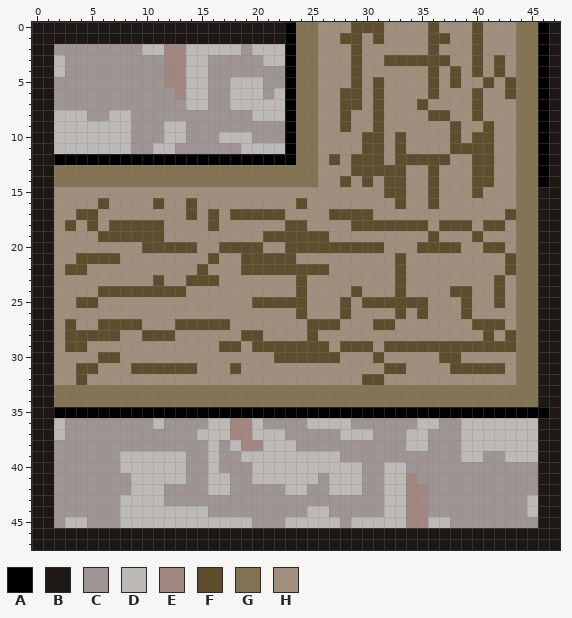
Edited in one commit: pixel-art sprite (pisos_pared/L_up_izquierda.png). The picture above is the old version.
The file is 48x48 pixels. Colours within 5 levels of each other are drawn and written as one.
Palette (. is transparent): A #000000  B #1d1716  C #9e9493  D #bcb9b7  E #a28781  F #5e4d2d  G #847353  H #a08f7d
Pixels before, first column x 0:
 0 BBBBBBBBBBBBBBBBBBBBBBBAGGHHHFFFHHHHFHHHFHHHGGAB
 1 BBBBBBBBBBBBBBBBBBBBBBBAGGHHFFHFHHHHFFHHFHHHGGAB
 2 BBCCCCCCCCDDEEDDDDDCDDDAGGHHHFHHHHHHFHHHFHHHGGAB
 3 BBDCCCCCCCCCEEDDCCCCCDDAGGHHHFHHFFFFFFHHFHFHGGAB
 4 BBDCCCCCCCCCEEDDCCCCCCCAGGHHHFHHHHHHFHFHFHFHGGAB
 5 BBCCCCCCCCCCEEDDCCDDDCCAGGHHHFHFHHHHFHFHHFHFGGAB
 6 BBCCCCCCCCCCCEDDCCDDDCDAGGHHFFHFHHHHFHHHFHHFGGAB
 7 BBCCCCCCCCCCCCDDCCDDDDDAGGHHFFHFHHHFHHHHFHHHGGAB
 8 BBDDDCCDDCCCCCCCCCCCDDDAGGHHFHHFHHHHFFHHFHHHGGAB
 9 BBDDDDDDDCCCDDCCCCCCCCCAGGHHFHHFHHHHHHFHHFHHGGAB
10 BBDDDDDDDCCCDDCCCDDDCCCAGGHHHHFFHFHHHHFHFFHHGGAB
11 BBDDDDDDDCCDDCCCCCCDDDDAGGHHHHFFHFHHHHFFFFHHGGAB
12 BBAAAAAAAAAAAAAAAAAAAAAAGGHFHFFFHFFFFFHHFFHHGGAB
13 BBGGGGGGGGGGGGGGGGGGGGGGGGHHHFFFFFHHFHHHFFHHGGAB
14 BBGGGGGGGGGGGGGGGGGGGGGGGGHHFHFHFFHHFHHHFFHHGGAB
15 BBHHHHHHHHHHHHHHHHHHHHHHHHHHHHHHFFHHFHHHFHHHGGBB
16 BBHHHHFHHHHFHHFHHHHHHHHHFHHHHHHHHFHHFHHHHHHHGGBB
17 BBHHFFHHHHHHHHFHFHFFFFFHHHHFFFFHHHHHHHHHHHHFGGBB
18 BBHFHFHFFFFFHHHHFHHHHHHFFHHHHFFFFFFFHFFFHFFHGGBB
19 BBHHHHFFFFFFHHHHHHHHHFFFFFFHHHHHHHHHFHHHFHHHGGBB
20 BBHHHHHHHHFFFFFHHFFFFHHFFFFFFFFFHHHFFFFHHFFHGGBB
21 BBHHFFFFHHHHHHHHFHHFFFFFHHHHHHHHHFHHHHHHHHHFGGBB
22 BBHFFHHHHHHHHHHFHHHFFFFFFFFHHHHHHFHHHHHHHHHFGGBB
23 BBHHHHHHHHHFHHFFFHHHHHHHFHHHHHHHHFHHHHHHHHFHGGBB
24 BBHHHHFFFFFFFFHHHHHHHHHHFHHHHFHHHFHHHHFFHHFHGGBB
25 BBHHFFHHHHHHHHHHHHHHFFFFFHHHFHFFFFFFHHHFHHFHGGBB
26 BBHHHHHHHHHHHHHHHHHHHHHHFHHHFHHHHFHFHHHFHHHHGGBB
27 BBHFHHFFFFHHHFFFFFHHHHHHHFFFHHHFFHHHHHHHFFFHGGBB
28 BBHFFFFFHHFFFHHHHHHFFHHHHFHHHHHHHHHHHHHHHFHFGGBB
29 BBHFFHHHHHHHHHHHHFFHFFFFFFFHFFFHFFFFFFFFFFFFGGBB
30 BBHHHHFFHHHHHHHHHHHHHHFFFFFFHHHFHHHHHFFHHHHHGGBB
31 BBHHFFHHHFFFFFFHHHFHHHHHHHHHHHHHFFHHHHFFFFFHGGBB
32 BBHHFHHHHHHHHHHHHHHHHHHHHHHHHHFFHHHHHHHHHHHHGGBB
33 BBGGGGGGGGGGGGGGGGGGGGGGGGGGGGGGGGGGGGGGGGGGGGBB
34 BBGGGGGGGGGGGGGGGGGGGGGGGGGGGGGGGGGGGGGGGGGGGGBB
35 BBAAAAAAAAAAAAAAAAAAAAAAAAAAAAAAAAAAAAAAAAAAAAAB
36 BBDCCCCCCCCDCCCCDDEEDCCCCDDDDCCCCCCDDCCDDDDDDDBB
37 BBDCCCCCCCCCCCCDDDEEDDDCCCCCDDDCCCDDCCCDDDDDDDBB
38 BBCCCCCCCCCCCCCCDCDEEDDDCCCCCCCCCCDDCCCDDDDDDDBB
39 BBCCCCCCDDDDDDCCDCCDDDDDDDDDCCCCCCCCCCCDDCCDDDBB
40 BBCCCCCCDDDDDDCCDCCCDDDDDDDDDDCCDDCCCCCCCCCCCCBB
41 BBCCCCCCCDDDDDCCDDCCDDDDDDCDDDCCDDECCCCCCCCCCCBB
42 BBCCCCCCCDDDCCCCDDCCCCCDDCCDDDCCDDEECCCCCCCCCCBB
43 BBCCCCCCDDDDCCCCCCCCCCCCCCCCCCCCDDEECCCCCCCCCDBB
44 BBCCCCCCDDDDDDDDCCCCCCCCCDDCCCCCDDEECCCCCCCCCDBB
45 BBCDDCCCDDDDDDDDDDDDCCCDDDDDCDDDDDEEDDCCCCCCCCBB
46 BBBBBBBBBBBBBBBBBBBBBBBBBBBBBBBBBBBBBBBBBBBBBBBB
47 BBBBBBBBBBBBBBBBBBBBBBBBBBBBBBBBBBBBBBBBBBBBBBBB
And afterwards:
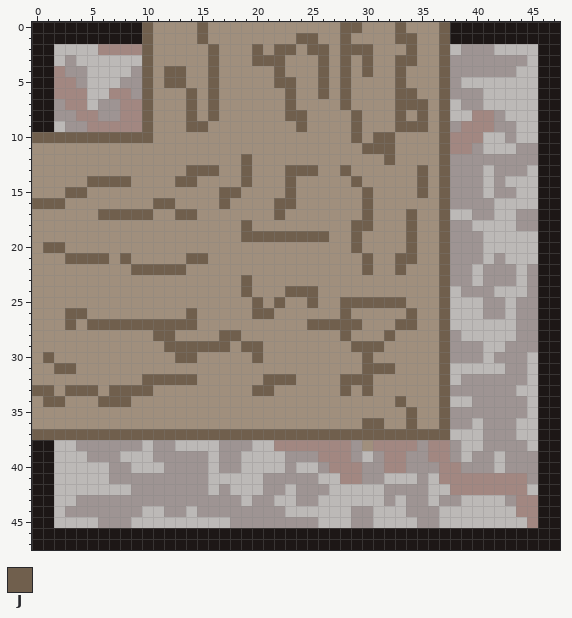
Colours new in this view: J #705f4d
Difference:
Changed rows in their new state; - is an unchanged pixel.
first column x 0:
 0 ----------JHHHHJHHHHHHHHHH--JJHH-J--HJBBBBBBBBB
 1 ----------JHHHHJHHHHHHHHJJ--JH-H-JJ-HJBBBBBBBBB
 2 --DDDDEEEEJHHHHHJHHHJHJJHJJ-JJJ---J-HJDCCCDDDDB
 3 ----DDDDDDJHHHHHJHHHJJJHHHJ-JHJ-HJJHHJCCCCCCCDB
 4 --E--DDDD-JHJJHHJHHHHHJHHHJ-JHJ--J--HJCCCCCCDDB
 5 --EE-DDD--JHJJHHJHHHHHJJHHJ-JH-H-J--HJCDDDDDDDB
 6 --EEEDDEE-JHHHJHJHHHHHHJHHJ-JH-H-JJ-HJCCCDDDDDB
 7 ---EED--EEJHHHJHJHHHHHHJHH--JH-H-JJJ-JDCCDDDDDB
 8 --CCEE-CEEJHHHJHJHHHHHHJJH--HJ-H-J-JHJDDEECDDDB
 9 ---CCEEEEEJHHHJJHHHHHHHHJH--HJ-H-JJJ-JCEEECCDDB
10 JJJJJJJJJJJHHHHHHHHHHHHHHH---JHJJH---JEEEDDCDDB
11 HHHHHHHHHHHHHHHHHHHHHHHHHH----JJJH---JEECDDDCCB
12 HHHHHHHHHHHHHHHHHHHJHHHHHH-H-HHHJHHHHJCCCCCCCCB
13 HHHHHHHHHHHHHHJJJHHJHHHJJJ--JHHHHH-JHJCCCDCCCDB
14 HHHHHJJJJHHHHJJHHHHJHHHJHH--HJH-HH-JHJCCCDCDDDB
15 HH-JJ------------JJ----J------J-HH-JHJCCCDCCDD-
16 JJJ---H----JJ-H--J----JJH-----J--H--HJCCCCDDDD-
17 HH--HHJJJJJ--JJ-H-HHHHJ----HHHJ---J--JDDCCDDCC-
18 HH-H-H-HHHHH----H--J---HH----JJHHHJH-JCCDDDDCC-
19 HH----HHHHHH-------JJJJJJJJ--J----J-HJCCCDDDDD-
20 HJJ-------HHHHH--HHHH--HHHHHHJHH--JHHJCCCDDDDD-
21 HH-JJJJHJ-----JJH--HHHHH------J--JJ--JCCCDCDDD-
22 HH-HH----JJJJJ-H---HHHHHHHH---J--J---JCCDCCCDC-
23 HH---------H--HHH--J----H--------H---JCCDCCCDC-
24 HH----HHHHHHHH-----J---JJJ---H---H---JDCCCDDDC-
25 HH--HH--------------JHJHHJ--JJJJJJHH-JDDDCCDCC-
26 HH-JJ---------J-----JJ--H---J----HJH-JDDDCCDCC-
27 HH-J-JJJJJJJJJJHHH-------JJJJJ-HHJJ--JDDDDDDCC-
28 HH-HHHHH--HJJ----JJHH----H--J---J----JCDDDDDCC-
29 HH-HH-------JJJJJJHJJHHHHHH-HJJJHHHHHJCCCDDCCC-
30 HJ----HH-----JJ-----J-HHHHHH--JH-----JCCCDCCCD-
31 HHJJHH---HHHHHH---H-----------JJJH---JDDDDDCCD-
32 HH--H-----JJJJJ------JJJ----JJJH-----JDCCCCCCD-
33 JJHJJJHJJJJHHHHHHHHHJJHHHHHHJHJHHHHHHJCCCCCCDD-
34 HJJHHHJJJHHHHHHHHHHHHHHHHHHHHHHHHJHHHJDDCCCCCD-
35 HHHHHHHHHHHHHHHHHHHHHHHHHHHHHHHHHHJHHJCCCCCCCDB
36 HHHHHHHHHHHHHHHHHHHHHHHHHHHHHHJJHHJHHJ-C-CCC---
37 JJJJJJJJJJJJJJJJJJJJJJJJJJJJJJJJJJJJJJD--CCC---
38 --DD------D--DDD--CCD-EEEEEEE-HEEEECEE---CCCC--
39 --DDD------CCC---------CCCEEE-D-EE--EE--C-DCCC-
40 --DDDDD-C---CC-----D---C--CEEE--EE---EE---D----
41 --DDDDD--CCCCC----DD-CCCCCD-EE----D-DEEEEEEEE--
42 --DDDDDDDCCC-----CDDD---C-----DDCCCCDDEEEEEEED-
43 --DD----CCCC-------D--DD--DDDDDDC-CCD--DDDD-EE-
44 --D-----CC--CC-C-------DD--DD--D--CC-DDDDDDDEE-
45 --D--D--C---------CC---CCC--DCC---DCC-DDDDDDDE-
Pixel boxes of the changes (left, top, right, bottom) in both pictures:
changed: (32, 22, 549, 528)
